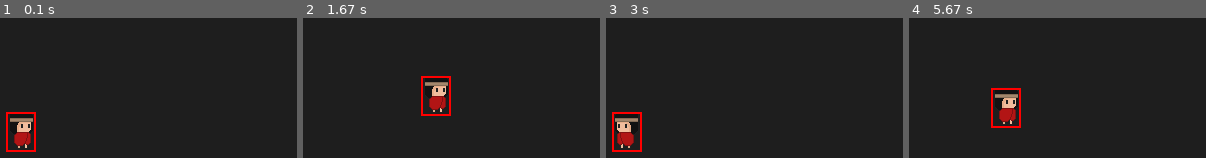
Above: before the commit, frames 1-4 (left to right).
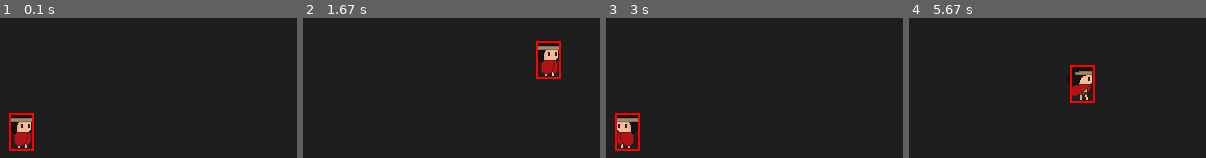
Above: after the commit, the same moments.

Repository: Takoo001/Proyecto-Pygame
Game: pygame game, started from nivel1.py
Two runs of this game, one before a commit and one after it. Both use one fixed random seed, a clock stepped at 60 frames per second and the inputs below.
Inputs:
- Up to frame 1 (0.1 s): no input
- Up to frame 2 (1.67 s): hold D 0.33-0.8 s; hold W 0.83-1.13 s; hold D 1.17-1.63 s
- Up to frame 3 (3 s): hold A 1.67-2.2 s; hold S 2.23-2.53 s; hold A 2.57-2.97 s
- Up to frame 4 (5.67 s): hold W 3-3.37 s; hold D 3.4-4.03 s; hold S 4.07-4.43 s; hold A 4.47-4.93 s; hold D 4.97-5.43 s; hold W from 5.47 s (still down)

The runs differ from the first frame. In frame 1, 1.0% of the frame differs, in the area x 2-13%, y 67-96%; in frame 2, 3.3%, in the area x 39-87%, y 16-70%; in frame 3, 1.0%; in frame 4, 3.1%.

Commit message:
Cambiado velocidad, hitbox, y agregando nueva forma de animar sprite caminando (recorrer más frames mediante milisegundos)

Diff:
--- a/jugador.py
+++ b/jugador.py
@@ -9,7 +9,7 @@
             "Vida": 100,
             "Daño": 20
         }
-        self.velocidad = 2
+        self.velocidad = 4
 
         # Sprites
         self.flip = False
@@ -21,16 +21,19 @@
         self.x = x
         self.y = y
         self.rect = pg.Rect(self.x, self.y, 64, 64)
-        self.hitbox = pg.Rect(self.rect.x + 10, self.rect.y + 10, 30, 40)
+        self.hitbox = pg.Rect(self.rect.x + 10, self.rect.y + 10, 25, 38)
 
         # Frames de Sprites
         self.frame = 0
         self.frames_caminando = []
         self.frame_tiempo = 0
+        self.frame_milisegundos = 50
 
         for i in range(12):
             frame = self.caminando.subsurface(i * 64, 0, 64, 64)
             self.frames_caminando.append(frame)
+
+        self.tiempo_de_inicio = pg.time.get_ticks()
 
     def dibujar(self, ventana):
         imagen_flip = pg.transform.flip(self.imagen, flip_x= self.flip, flip_y= False)
@@ -62,12 +65,12 @@
             self.imagen = self.quieto
 
     def animar_caminando(self):
-        self.frame_tiempo += 1
+        tiempo_actual = pg.time.get_ticks()
 
-        if self.frame_tiempo >= 13:
-            self.frame_tiempo = 0
+        if tiempo_actual - self.tiempo_de_inicio > self.frame_milisegundos:
             self.frame = (self.frame + 1) % len(self.frames_caminando)
             self.imagen = self.frames_caminando[self.frame]
+            self.tiempo_de_inicio = tiempo_actual
 
     def restablecer_posicion(self, x, y):
         self.rect.x = x
